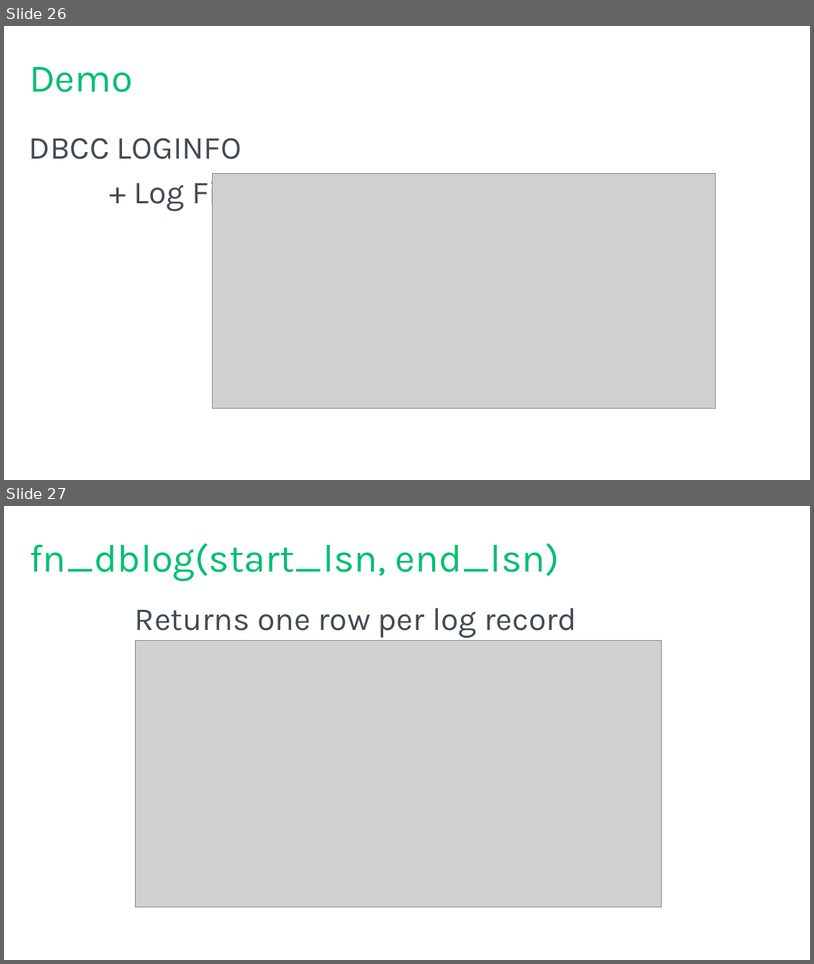
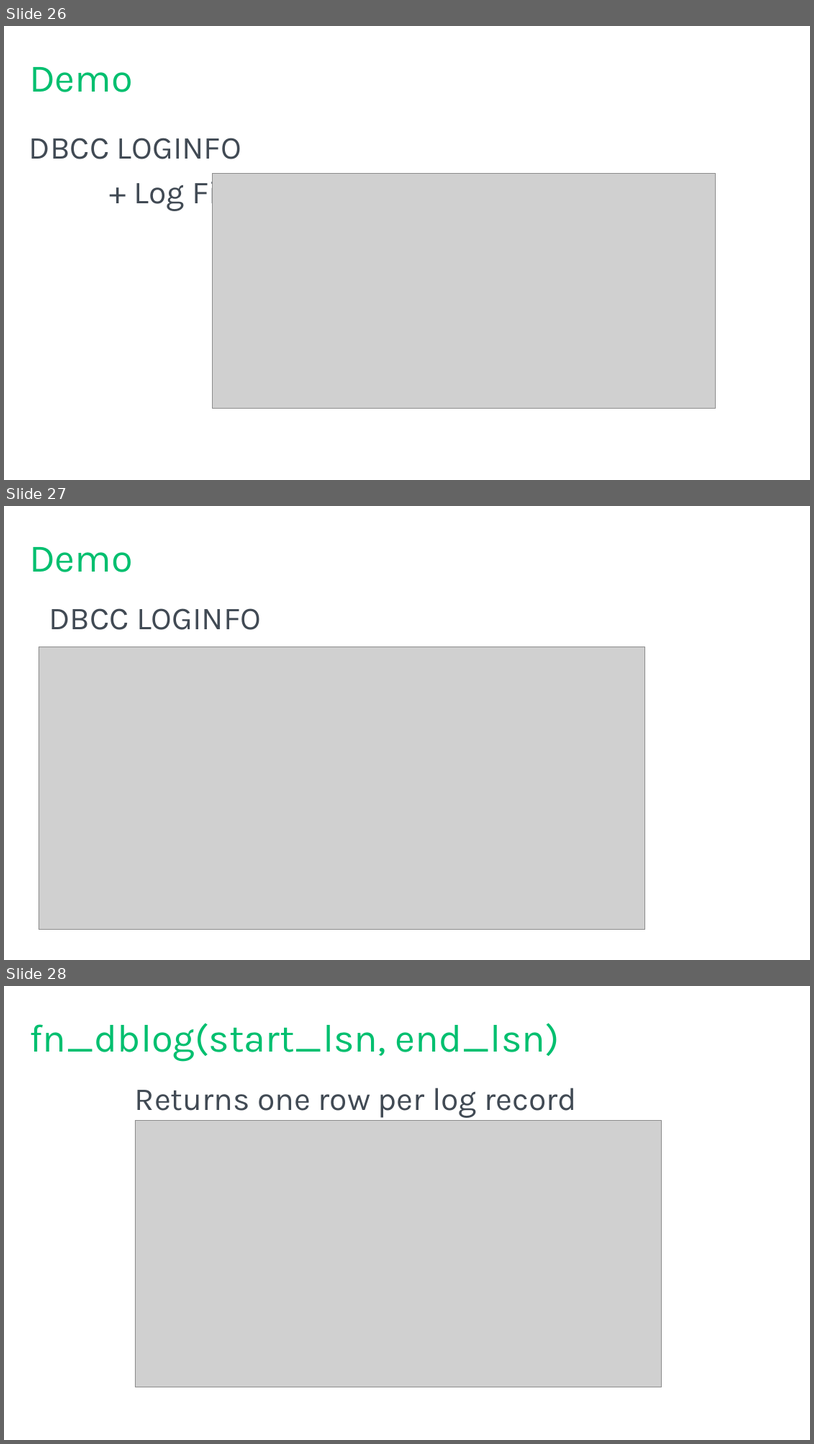
Before and after one commit to tf3604/LogFilePresentation, a slide deck: TransactionLog.pptx. Shown one above the other, each under a label of ours: slides 26 and 27 before the commit, slides 26, 27 and 28 after it. The pictures are 814x964 and 814x1444 pixels, drawn with LibreOffice and Linux fonts; fonts in the diff are those of the drawing; grey boxes stand for pictures; background and template pictures are left out. Boxes give left, top, right and bottom in pixels: in the first picture for what was removed or moved away, otherwise in the second. Text is boxed around its words. In the diff, an @@ line names an element or a change of style, - is before the commit and + after.

Commit message:
Update demo slide (updated clip art).

```diff
--- a/TransactionLog.pptx
+++ b/TransactionLog.pptx
@@ slide 27 added at [4,506,810,960], background #FFFFFF @@
@@ title added at [29,547,133,572], 44 pt, text #00BF6F @@
+Demo
@@ text added at [49,608,414,647], 36 pt, text #414A54 @@
+DBCC LOGINFO
++ Log File Visualizer
@@ picture added at [39,647,646,929] @@
@@ what was slide 27 is now slide 28 @@
```
Also in this commit, not shown: 5 slides changed.
